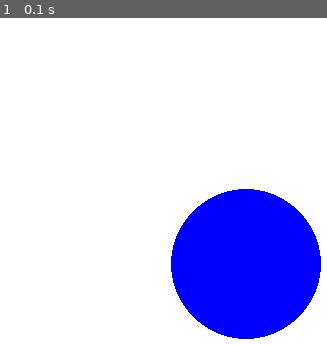
Above: before the commit, frame 1.
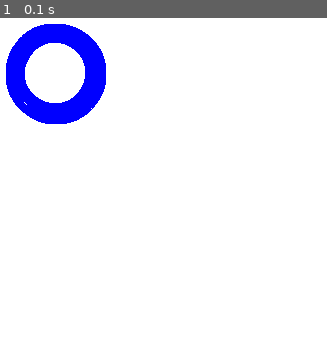
Above: after the commit, the same moment.

Repository: Jacky56/pygame
Game: pygame game, started from window/Window_Factory.py
The game is run twice, just before and just after one commit, with the same random seed, the same clock (stepped at 60 frames per second) and the same inputs.
Inputs:
- Up to frame 1 (0.1 s): no input

The runs differ from the first frame. In frame 1, 21% of the frame differs, in the area x 1-99%, y 1-99%.

Commit message:
init commit

Diff:
--- a/window/Window_Factory.py
+++ b/window/Window_Factory.py
@@ -5,13 +5,18 @@
     pygame.init()
     screen = pygame.display.set_mode([500, 500])
     running = True
+
+    i = 0
     while running:
         for event in pygame.event.get():
             if event.type == pygame.QUIT:
                 running = False
 
         screen.fill((255, 255, 255))
-        pygame.draw.circle(screen, (0, 0, 255), (250, 250), 75)
+        #pygame.draw.circle(screen, (0, 0, 255), (100, 100), 50)
+
+        i += 1
+        pygame.draw.arc(screen, (0, 0, 255), pygame.Rect(10, 10, 100, 100), i, i+100, 19)
 
         # Flip the display
         pygame.display.flip()
--- /dev/null
+++ b/word/test_class.py
@@ -0,0 +1,25 @@
+import unittest
+import sys
+import what
+from window import App
+
+
+class TestStringMethods(unittest.TestCase):
+
+#note: method needs "word" as prefix for method name
+
+    def test_stuff(self):
+        self.assertEqual("a", "b","?")
+
+    def test_num(self):
+        self.assertEqual(1, 1)
+
+    def test_contains_nums(self):
+        self.assertIn(1, [x for x in range(10)])
+
+
+
+
+if __name__ == "__main__":
+
+    unittest.main()
--- /dev/null
+++ b/word/what.py
@@ -0,0 +1,5 @@
+import unittest
+
+
+if __name__ == "__main__":
+    print("ye")
Empty file added: window/App.py
Empty file added: window/Custom_Math.py
Empty file added: word/__init__.py
